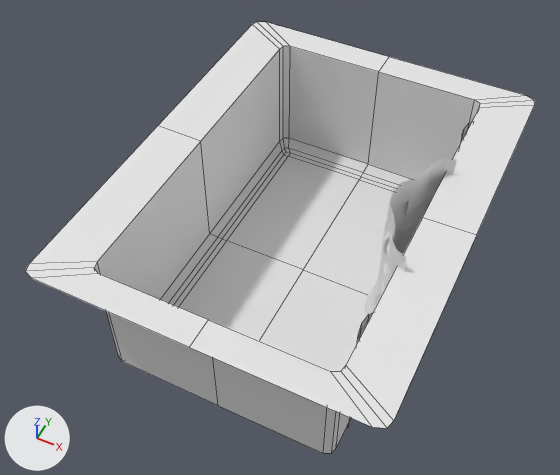
What one commit did to the Blender file VerseJumpGame/Assets/3D_Models/3DArena.blend.
Camera for both pictures: a 50 mm camera at (28.2, -63.6, 84.5) aimed at (-2.2, -2.8, 8.5). The lights are fixed; the arrows at lower left show +X, +Y and +Z. Mesh edges are drawn as thin lines on the coarser meshes.

Names of what the first picture shows: 'BattleRoom', 'MiddleThing'.
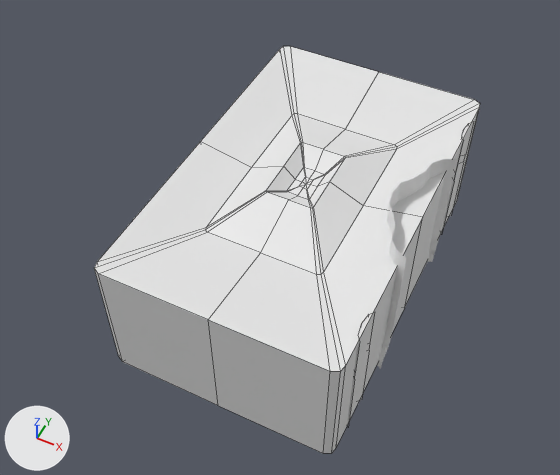
What differs and where, as boxes (x1, y1, x2, y2) in the pictures (560 x 475 px):
'BattleRoom', reshaped (24% narrower)
    before: (26, 22, 535, 453)
    after: (94, 46, 480, 453)
part 1 of me_plane, built on
    before: (26, 22, 535, 428)
    after: (94, 46, 480, 371)

What the commit changed:
me_plane is used by ob_battleroom; location (0.0, 0.0, 0.0).
me_plane had 89 vertices, 80 faces and spanned x -21.6..21.6, y -28.0..28.0, z 0.0..18.1.
me_plane now has 155 vertices, 152 faces, 1 loose edge and spans x -15.1..15.1, y -24.1..24.1, z 0.0..18.5.
Part 1, on me_plane:
16 vertices are removed from x -21.6..21.6, y -28.0..28.0, z 18.1.
16 faces are deleted.
82 vertices are added at x -7.7..7.7, y -12.2..12.2, z 16.4..18.5.
1 loose edge is added.
88 new faces join them.
